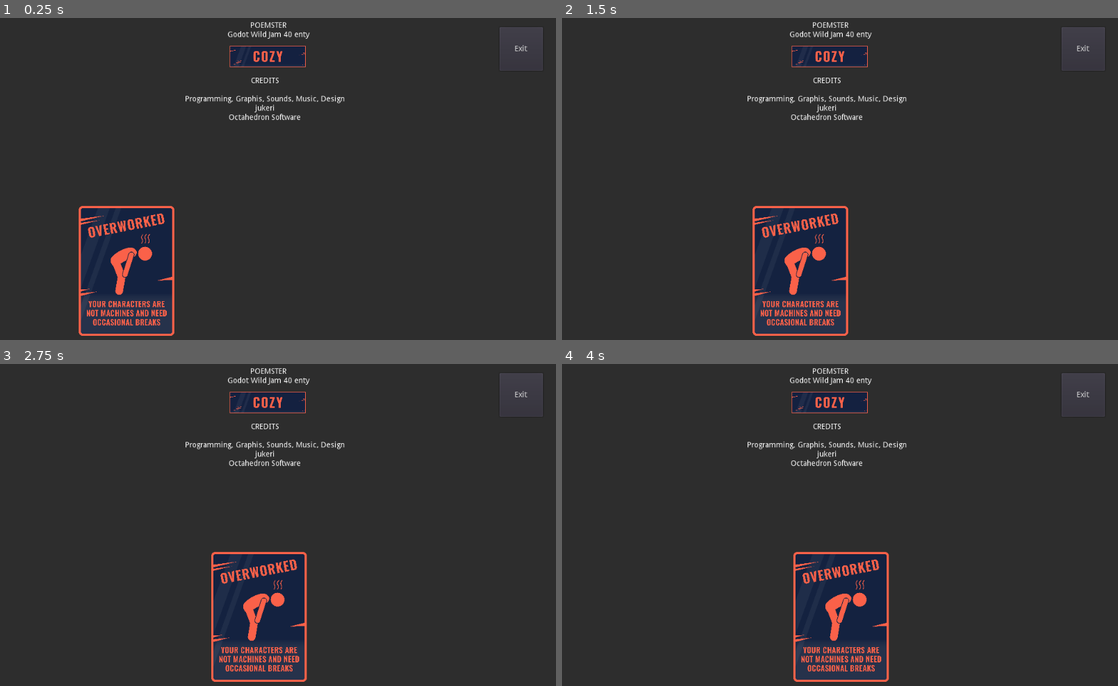
Above: before the commit, frames 1-4 (two rows, left to right).
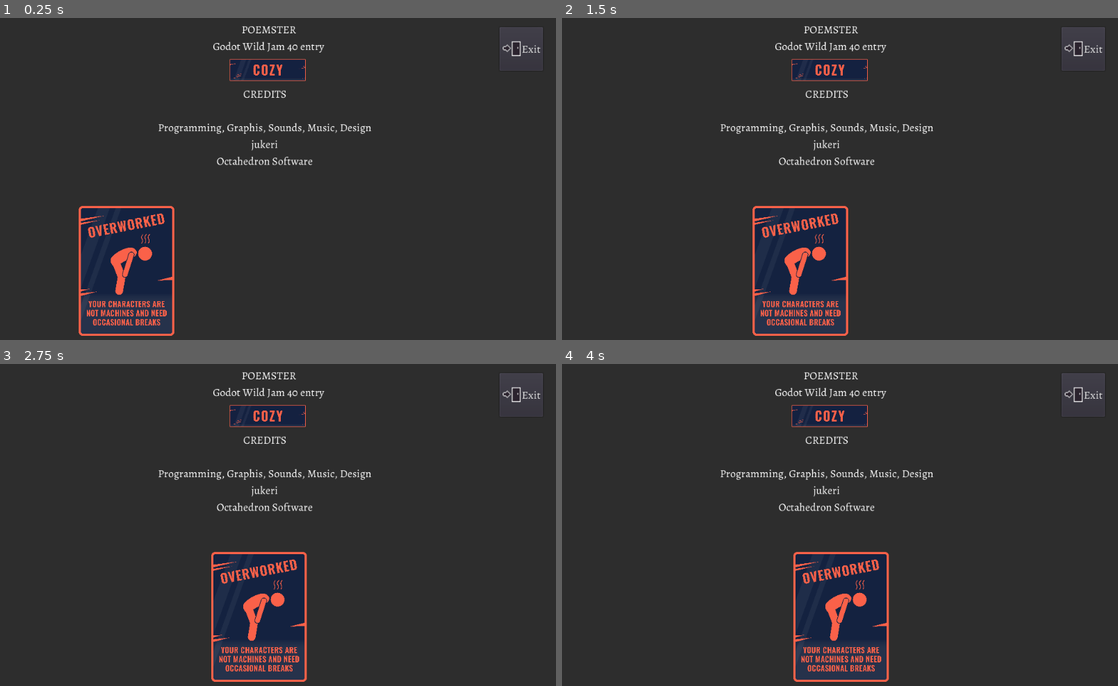
Above: after the commit, the same moments.

Repository: Johuotar/Poemster
Game: Godot game, scene res://Scenes/Credits.tscn
Same seed, same stepped clock (60 frames per second), same inputs: the game is played once before the commit and once after it. This scene is started directly instead of the project's main scene. The engine's default icon, where the game draws it, is replaced by a stand-in: a white triangle on a blue panel in a dark square.
Inputs:
- Up to frame 1 (0.25 s): no input
- Up to frame 2 (1.5 s): no input
- Up to frame 3 (2.75 s): no input
- Up to frame 4 (4 s): no input

The runs differ from the first frame. In frame 1, 2.9% of the frame differs, in the area x 28-98%, y 1-46%; in frame 2, 2.9%; in frame 3, 2.9%; in frame 4, 2.9%.

Commit message:
Added fonts and ui gfx, fixed typo

Diff:
--- a/Scenes/Credits.tscn
+++ b/Scenes/Credits.tscn
@@ -6,13 +6,16 @@
 [ext_resource path="res://Scenes/cardSpeedCurve.tres" type="Curve" id=4]
 [ext_resource path="res://Assets/Godot Wild Jam 40 icons/newGame.png" type="Texture" id=5]
 [ext_resource path="res://Assets/Godot Wild Jam 40 icons/sega.png" type="Texture" id=6]
-[ext_resource path="res://icon.png" type="Texture" id=7]
+[ext_resource path="res://gfx/ui/grayRectangle.png" type="Texture" id=7]
+[ext_resource path="res://fonts/AlegreyaTheme.tres" type="Theme" id=8]
+[ext_resource path="res://gfx/ui/Exit.png" type="Texture" id=9]
 
 [node name="Credits" type="Control"]
 anchor_right = 1.0
 anchor_bottom = 1.0
 margin_right = -1024.0
 margin_bottom = -600.0
+theme = ExtResource( 8 )
 script = ExtResource( 1 )
 __meta__ = {
 "_edit_use_anchors_": false
@@ -26,7 +29,7 @@
 margin_right = 608.0
 margin_bottom = 49.0
 text = "POEMSTER
-Godot Wild Jam 40 enty"
+Godot Wild Jam 40 entry"
 align = 1
 __meta__ = {
 "_edit_use_anchors_": false
@@ -34,9 +37,9 @@
 
 [node name="CreditsLabel" type="Label" parent="."]
 margin_left = 288.0
-margin_top = 113.0
+margin_top = 130.0
 margin_right = 688.0
-margin_bottom = 213.0
+margin_bottom = 282.0
 rect_min_size = Vector2( 400, 100 )
 text = "CREDITS
 
@@ -50,9 +53,9 @@
 
 [node name="ThemeCard" type="TextureRect" parent="."]
 margin_left = 423.0
-margin_top = 55.0
+margin_top = 80.0
 margin_right = 1123.0
-margin_bottom = 255.0
+margin_bottom = 280.0
 rect_scale = Vector2( 0.2, 0.2 )
 texture = ExtResource( 2 )
 __meta__ = {
@@ -85,17 +88,22 @@
 margin_bottom = 101.0
 rect_min_size = Vector2( 80, 80 )
 text = "Exit"
+icon = ExtResource( 9 )
+expand_icon = true
+__meta__ = {
+"_edit_use_anchors_": false
+}
 
 [node name="Bg" type="TextureRect" parent="."]
 modulate = Color( 0, 0, 0, 0.403922 )
 show_behind_parent = true
 anchor_right = 1.0
 anchor_bottom = 1.0
-margin_left = -59.0
-margin_top = -162.0
-margin_right = 1141.0
-margin_bottom = 838.0
-rect_min_size = Vector2( 1200, 1000 )
+margin_left = -430.0
+margin_top = -718.0
+margin_right = 1570.0
+margin_bottom = 1282.0
+rect_min_size = Vector2( 2000, 2000 )
 texture = ExtResource( 7 )
 expand = true
 __meta__ = {
--- /dev/null
+++ b/fonts/AlegreyaDynamicFont.tres
@@ -0,0 +1,8 @@
+[gd_resource type="DynamicFont" load_steps=2 format=2]
+
+[ext_resource path="res://fonts/Alegreya-VariableFont_wght.ttf" type="DynamicFontData" id=1]
+
+[resource]
+size = 20
+use_filter = true
+font_data = ExtResource( 1 )
--- /dev/null
+++ b/fonts/AlegreyaTheme.tres
@@ -0,0 +1,6 @@
+[gd_resource type="Theme" load_steps=2 format=2]
+
+[ext_resource path="res://fonts/AlegreyaDynamicFont.tres" type="DynamicFont" id=1]
+
+[resource]
+default_font = ExtResource( 1 )
Not shown: 1 places in Scenes/Credits.tscn that only renumber resources
Binary file added: fonts/Alegreya-VariableFont_wght.ttf
Not shown, added: fonts/OFL.txt
Binary file added: gfx/ui/Accept.png
Not shown, added: gfx/ui/Accept.png.import
Binary file added: gfx/ui/Continue.png
Not shown, added: gfx/ui/Continue.png.import
Binary file added: gfx/ui/Exit.png
Not shown, added: gfx/ui/Exit.png.import
Binary file added: gfx/ui/Previous.png
Not shown, added: gfx/ui/Previous.png.import
Binary file added: gfx/ui/Question point.png
(and 11 more such lines)
